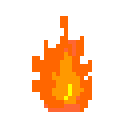
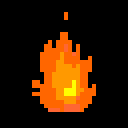
Layers edited between the first and the second 128×128 image:
showed "Layer 4", painted on it over [0, 0, 128, 128]
painted on "Layer 3" over [0, 0, 128, 128]
showed "Layer 2", painted on it over [0, 0, 128, 128]
showed "Layer 1", painted on it over [0, 0, 128, 128]
